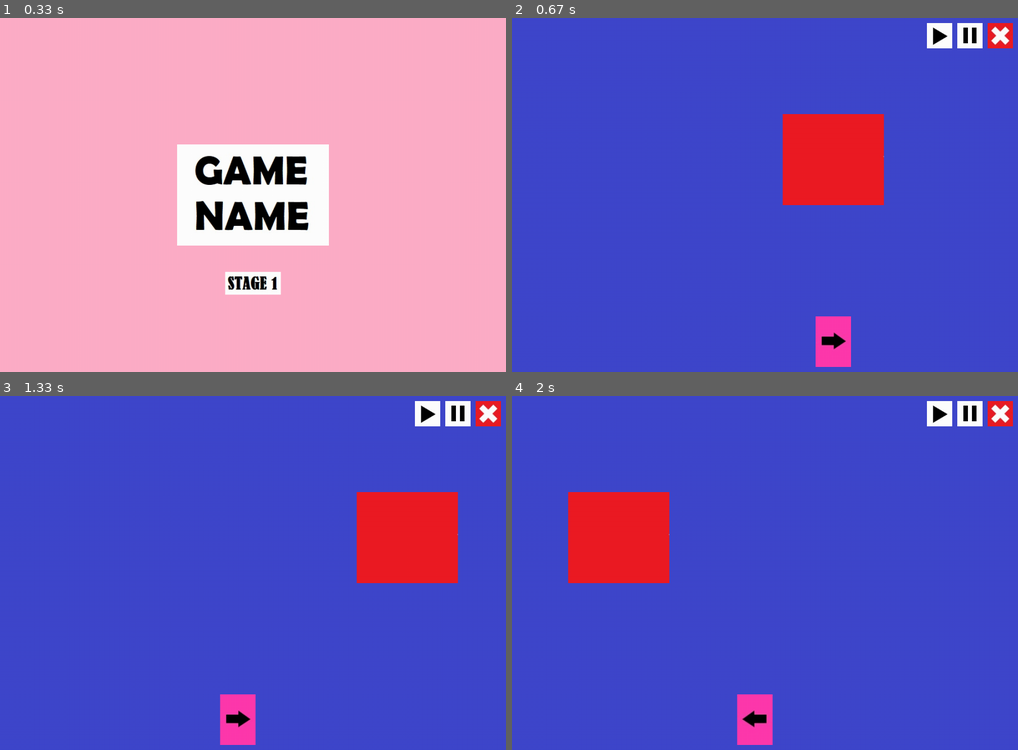
Above: before the commit, frames 1-4 (two rows, left to right).
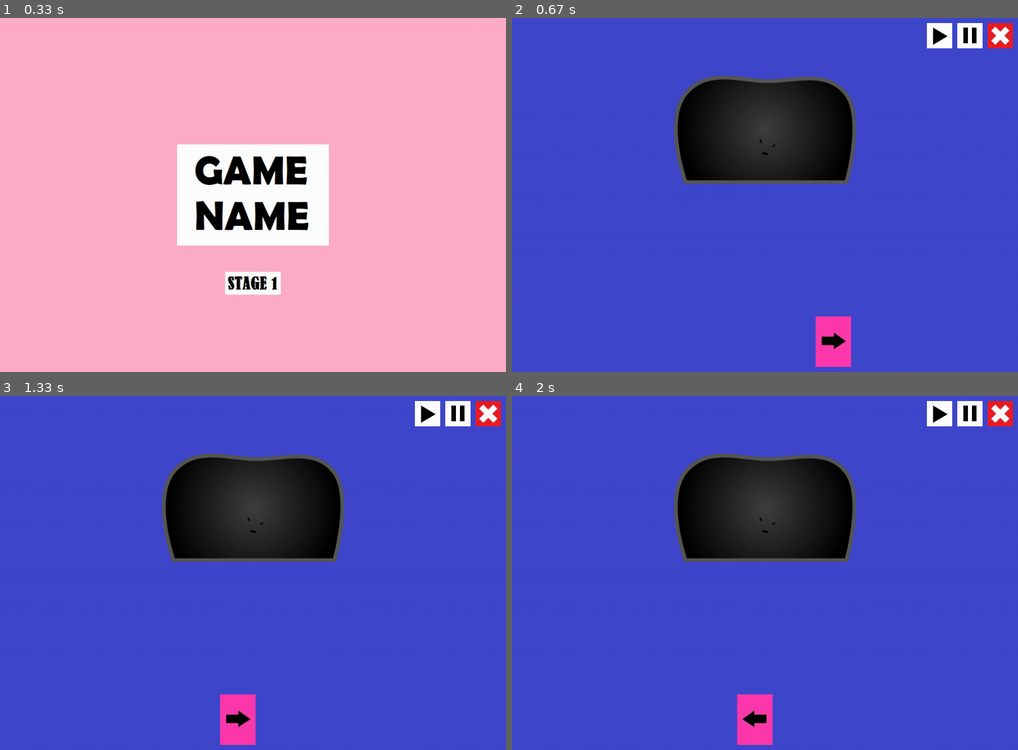
Above: after the commit, the same moments.

Repository: ss-hyun/Chilbo_pygame_pj
Game: pygame game, started from main.py
The game is run twice, just before and just after one commit, with the same random seed, the same clock (stepped at 60 frames per second) and the same inputs.
Inputs (mouse positions are in pixels of both pictures, inside the frame that each line leads up to):
- Up to frame 1 (0.33 s): no input
- Up to frame 2 (0.67 s): click (765, 283) at 0.38 s
- Up to frame 3 (1.33 s): hold Right 0.67-1.13 s; hold Right from 1.17 s (still down)
- Up to frame 4 (2 s): release Right at 1.63 s; hold Left from 1.67 s (still down)

Frame 1 is identical in both runs. In frame 2, 13% of the frame differs, in the area x 32-74%, y 16-53%; in frame 3, 15%, in the area x 32-91%, y 16-53%; in frame 4, 15%.

Commit message:
bossposition

Diff:
--- a/stage1.py
+++ b/stage1.py
@@ -21,15 +21,15 @@
 def user_start(ch, game):
     ch.pos = [ (game.display_size[0]-ch.size[ch.curr_state][0])/2, game.display_size[1]-ch.size[ch.curr_state][1]-10 ]
 
-def boss_moving(ch, game):
-    ch.pos[0] += ch.move_factor
-    if ch.pos[0] + ch.size[ch.curr_state][0] > game.display_size[0]:
-        ch.move_factor = -random.randint(0,10)
-    elif ch.pos[0] < 0:
-        ch.move_factor = random.randint(0,10)
+# def boss_moving(ch, game):
+#     ch.pos[0] += ch.move_factor
+#     if ch.pos[0] + ch.size[ch.curr_state][0] > game.display_size[0]:
+#         ch.move_factor = -random.randint(0,10)
+#     elif ch.pos[0] < 0:
+#         ch.move_factor = random.randint(0,10)
 
 def boss_start(ch, game):
-    ch.pos = [ (game.display_size[0]-ch.size[ch.curr_state][0])/2, ch.size[ch.curr_state][1]+10 ]
+    ch.pos = [ (game.display_size[0]-ch.size[ch.curr_state][0])/2, ch.size[ch.curr_state][1]-100 ]
 
 def stage1(name, path, fps, speed):
     bg_image = pygame.image.load(path + "/image/stage1_background.jpg")
@@ -40,6 +40,6 @@
     # #                 [move, positioning, attack] - if it doesn't exist -> None
     # # group : There are user groups(0) and monster groups(1) in the game.
     ch_info_list = [ ("user", [ "/image/character_r.jpg", "/image/character_l.jpg" ], [ move_user, user_start, None ], 0),
-                     ("boss", [ "/image/monster.jpg" ], [ boss_moving, boss_start, None ], 1) ]
+                     ("boss", [ "/image/exboss.svg" ], [ None, boss_start, None ], 1) ]
     game = stage_template.Stage(name, 1, path, fps, speed, bg_image, ch_info_list)
     game.run()
